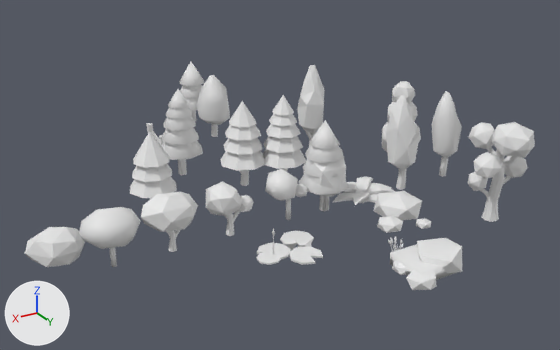
A saved change to the Blender file Models/Blend/Plants.blend.
Camera for both pictures: a 50 mm camera at (15.6, 22.6, 13.1) aimed at (0.5, -2.6, 0.6). Arrows for +X, +Y and +Z are at lower left; the lights stay in place.

Before the edit, the objects in view are built like this:
```python
ob_cube_024 = bpy.data.objects.new('Cube.024', me_cube_032)
ob_cube_024.location = (0.0, 0.0, 0.58)
ob_cube_024.scale = (0.134, 0.134, 0.638)
ob_cube_025 = bpy.data.objects.new('Cube.025', me_cube_033)
ob_cube_025.location = (0.0, 0.0, 0.58)
ob_cube_025.scale = (0.134, 0.134, 0.638)
ob_cube_026 = bpy.data.objects.new('Cube.026', me_cube_034)
ob_cube_026.location = (0.0, 0.0, 0.58)
ob_cube_026.scale = (0.134, 0.134, 0.638)
ob_cube_027 = bpy.data.objects.new('Cube.027', me_cube_030)
ob_cube_027.location = (0.0, 0.0, 0.58)
ob_cube_027.scale = (0.134, 0.134, 0.638)
ob_cube_028 = bpy.data.objects.new('Cube.028', me_cube_035)
ob_cube_028.location = (0.0, 0.0, 0.58)
ob_cube_028.scale = (0.134, 0.134, 0.638)
ob_cube_032 = bpy.data.objects.new('Cube.032', me_cube_027)
ob_cube_032.location = (-4.97, 3.89, 1.98)
ob_cube_032.rotation_euler = (-2.47, -0.365, -1.071)  # degrees (-142, -21, -61)
ob_cube_032.scale = (0.171, 0.167, 1.9)
ob_icosphere_014 = bpy.data.objects.new('Icosphere.014', me_icosphere_008)
ob_icosphere_014.location = (1.57, 0.0, 1.03)
ob_icosphere_014.scale = (0.331, 0.334, 0.281)
ob_icosphere_015 = bpy.data.objects.new('Icosphere.015', me_icosphere_014)
ob_icosphere_015.location = (1.57, 0.0, 1.03)
ob_icosphere_015.scale = (0.331, 0.334, 0.281)
ob_icosphere_016 = bpy.data.objects.new('Icosphere.016', me_icosphere_016)
ob_icosphere_016.location = (8.56, 0.0, 1.52)
ob_icosphere_016.scale = (1.02, 0.87, 0.682)
# also in view: 'Icosphere' at (-1.8, 2.3, 0.6); 'Cube.006' at (-3.1, -5.7, 1.9); 'Cube.004' at (-3.8, 0.0, 2.0); 'Icosphere.010' at (4.1, -0.1, 1.0); 'Cylinder.000' at (2.5, 1.6, -0.4)
```
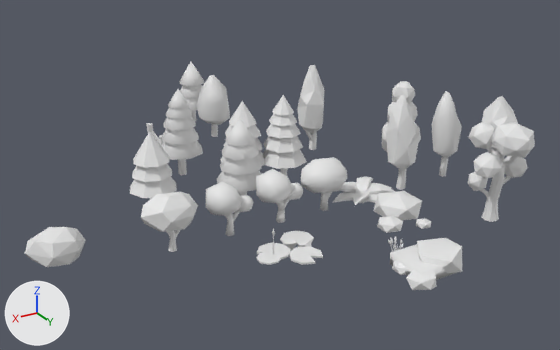
Where the change shows, as pixel boxes [x1, y1, x2, y2] in the pictures (560 x 350 px):
'Icosphere.016', moved: before [79, 207, 141, 249]; after [301, 157, 347, 193]
'Cube.008', moved: before [304, 146, 346, 211]; after [482, 96, 518, 152]
'Icosphere.014', reshaped, moved, rescaled (12% wider, 6% taller): before [265, 169, 298, 201]; after [256, 169, 293, 203]
'Cube.027', moved: before [310, 120, 340, 149]; after [225, 118, 255, 146]
'Cube.028', moved: before [305, 145, 344, 163]; after [222, 143, 260, 160]
'Cube.025', moved: before [299, 175, 349, 195]; after [217, 170, 261, 192]
'Cube.026', moved: before [303, 162, 339, 178]; after [220, 157, 262, 175]
'Icosphere.012', moved: before [109, 247, 117, 267]; after [320, 192, 328, 211]
'Icosphere.015', moved, rescaled (14% wider, 29% taller): before [295, 184, 308, 197]; after [288, 183, 303, 200]
'Cube.024', moved: before [320, 195, 329, 211]; after [238, 191, 247, 196]
'Icosphere.013', moved (not visible afterwards): before [286, 199, 291, 220]
'Icosphere.019', added: after [276, 210, 285, 223]
'Icosphere.017', added: after [278, 201, 284, 211]
'Cone.003', unchanged, covered by the edit: before [220, 101, 265, 186]; after [220, 101, 265, 166]

The change, as a diff of the scene's bpy script:
```diff
--- a/Models/Blend/Plants.blend.py
+++ b/Models/Blend/Plants.blend.py
@@ me_icosphere_008 @@
 # used by ob_icosphere_014; location = (1.57, 0.0, 1.03); scale = (0.331, 0.334, 0.281)
-me_icosphere_008.from_pydata(...)  # 12 vertices, 20 faces; spans x -0.74..2.77, y -2.22..1.71, z -1.02..3.6
+me_icosphere_008.from_pydata(...)  # 22 vertices, 40 faces; spans x -0.95..2.23, y -2.37..2.04, z -1.14..2.91
+# me_icosphere_008 part 1: the whole mesh is rebuilt
@@ me_icosphere_008_1 @@
+me_icosphere_008_1.from_pydata([(0.67, -0.27, -0.42), (0.52, -0.27, -2.29), (0.67, 0.24, -0.42), (0.54, 0.25, -2.29), (0.15, -0.27, -0.4), (0.03, -0.26, -2.19), (0.15, 0.24, -0.4), (0.03, 0.25, -2.19), (0.26, 0.3, -2.23), (0.39, 0.32, -0.42), (0.28, -0.33, -2.24), (0.39, -0.35, -0.42), (0.57, -0.05, -2.3), (0.74, -0.05, -0.44), (-0.04, -0.02, -2.17), (0.08, -0.05, -0.41), (0.26, -0.05, -2.23), (0.39, -0.05, -0.42)], [], [(12, 3, 2, 13), (8, 7, 6, 9), (14, 5, 4, 15), (10, 1, 0, 11), (17, 9, 6, 15), (16, 8, 3, 12), (14, 7, 8, 16), (13, 2, 9, 17), (5, 10, 11, 4), (3, 8, 9, 2), (0, 13, 17, 11), (5, 14, 16, 10), (10, 16, 12, 1), (11, 17, 15, 4), (7, 14, 15, 6), (1, 12, 13, 0)])
+me_icosphere_008_1.polygons.foreach_set('use_smooth', [True] * 16)
@@ me_icosphere_019 @@
+me_icosphere_019.from_pydata([(0.02, -0.38, -3.81), (0.04, -0.28, -2.2), (0.02, 0.36, -3.81), (0.02, 0.26, -2.2), (0.77, -0.38, -3.81), (0.55, -0.27, -2.2), (0.77, 0.36, -3.81), (0.55, 0.26, -2.2), (0.3, 0.31, -2.2), (0.43, 0.47, -3.79), (0.28, -0.34, -2.2), (0.43, -0.5, -3.79), (-0.02, -0.05, -2.2), (-0.08, -0.06, -3.79), (0.62, -0.02, -2.2), (0.87, -0.06, -3.79), (0.3, -0.05, -2.2), (0.43, -0.06, -3.79)], [], [(12, 3, 2, 13), (8, 7, 6, 9), (14, 5, 4, 15), (10, 1, 0, 11), (17, 9, 6, 15), (16, 8, 3, 12), (14, 7, 8, 16), (13, 2, 9, 17), (5, 10, 11, 4), (3, 8, 9, 2), (0, 13, 17, 11), (5, 14, 16, 10), (10, 16, 12, 1), (11, 17, 15, 4), (7, 14, 15, 6), (1, 12, 13, 0)])
+me_icosphere_019.polygons.foreach_set('use_smooth', [True] * 16)
@@ ob_cube_028 @@
 ob_cube_028 = bpy.data.objects.new('Cube.028', me_cube_035)
-ob_cube_028.location = (0.0, 0.0, 0.58)
+ob_cube_028.location = (2.61, -1.87, 0.58)
 ob_cube_028.scale = (0.134, 0.134, 0.638)
@@ ob_cube_026 @@
 ob_cube_026 = bpy.data.objects.new('Cube.026', me_cube_034)
-ob_cube_026.location = (0.0, 0.0, 0.58)
+ob_cube_026.location = (2.61, -1.87, 0.58)
 ob_cube_026.scale = (0.134, 0.134, 0.638)
@@ ob_cube_025 @@
 ob_cube_025 = bpy.data.objects.new('Cube.025', me_cube_033)
-ob_cube_025.location = (0.0, 0.0, 0.58)
+ob_cube_025.location = (2.61, -1.87, 0.58)
 ob_cube_025.scale = (0.134, 0.134, 0.638)
@@ ob_cube_024 @@
 ob_cube_024 = bpy.data.objects.new('Cube.024', me_cube_032)
-ob_cube_024.location = (0.0, 0.0, 0.58)
+ob_cube_024.location = (2.61, -1.87, 0.58)
 ob_cube_024.scale = (0.134, 0.134, 0.638)
@@ ob_cube_027 @@
 ob_cube_027 = bpy.data.objects.new('Cube.027', me_cube_030)
-ob_cube_027.location = (0.0, 0.0, 0.58)
+ob_cube_027.location = (2.61, -1.87, 0.58)
 ob_cube_027.scale = (0.134, 0.134, 0.638)
@@ ob_icosphere_016 @@
 ob_icosphere_016 = bpy.data.objects.new('Icosphere.016', me_icosphere_016)
-ob_icosphere_016.location = (8.56, 0.0, 1.52)
+ob_icosphere_016.location = (0.05, 0.0, 1.52)
 ob_icosphere_016.scale = (1.02, 0.87, 0.682)
@@ ob_icosphere_015 @@
 ob_icosphere_015 = bpy.data.objects.new('Icosphere.015', me_icosphere_014)
-ob_icosphere_015.location = (1.57, 0.0, 1.03)
-ob_icosphere_015.scale = (0.331, 0.334, 0.281)
+ob_icosphere_015.location = (2.02, -0.05, 1.12)
+ob_icosphere_015.scale = (0.389, 0.331, 0.319)
 _m = ob_icosphere_015.modifiers.new('Triangulate', 'TRIANGULATE')
@@ ob_icosphere_014 @@
 ob_icosphere_014 = bpy.data.objects.new('Icosphere.014', me_icosphere_008)
-ob_icosphere_014.location = (1.57, 0.0, 1.03)
-ob_icosphere_014.scale = (0.331, 0.334, 0.281)
+ob_icosphere_014.location = (2.02, -0.05, 1.12)
+ob_icosphere_014.scale = (0.389, 0.331, 0.319)
 _m = ob_icosphere_014.modifiers.new('Triangulate', 'TRIANGULATE')
@@ ob_icosphere_012 @@
 ob_icosphere_012 = bpy.data.objects.new('Icosphere.012', me_icosphere_015)
-ob_icosphere_012.location = (8.56, 0.0, 1.52)
+ob_icosphere_012.location = (0.04, 0.0, 1.52)
 ob_icosphere_012.scale = (1.02, 0.87, 0.682)
@@ ob_icosphere_013 @@
 ob_icosphere_013 = bpy.data.objects.new('Icosphere.013', me_icosphere_012)
-ob_icosphere_013.location = (1.57, 0.0, 1.03)
+ob_icosphere_013.location = (1.86, 0.0, 1.03)
 ob_icosphere_013.scale = (0.331, 0.334, 0.281)
@@ ob_cube_008 @@
 ob_cube_008 = bpy.data.objects.new('Cube.008', me_cube_004)
-ob_cube_008.location = (0.02, 0.0, 0.48)
+ob_cube_008.location = (-9.12, 0.0, 0.48)
 ob_cube_008.scale = (0.131, 0.131, 0.539)
@@ ob_icosphere_017 @@
+ob_icosphere_017 = bpy.data.objects.new('Icosphere.017', me_icosphere_008_1)  # modifiers TRIANGULATE
+ob_icosphere_017.location = (1.86, 0.0, 1.03)
+ob_icosphere_017.scale = (0.331, 0.334, 0.281)
@@ ob_icosphere_019 @@
+ob_icosphere_019 = bpy.data.objects.new('Icosphere.019', me_icosphere_019)  # modifiers TRIANGULATE
+ob_icosphere_019.location = (1.86, 0.0, 1.03)
+ob_icosphere_019.scale = (0.331, 0.334, 0.281)
```
